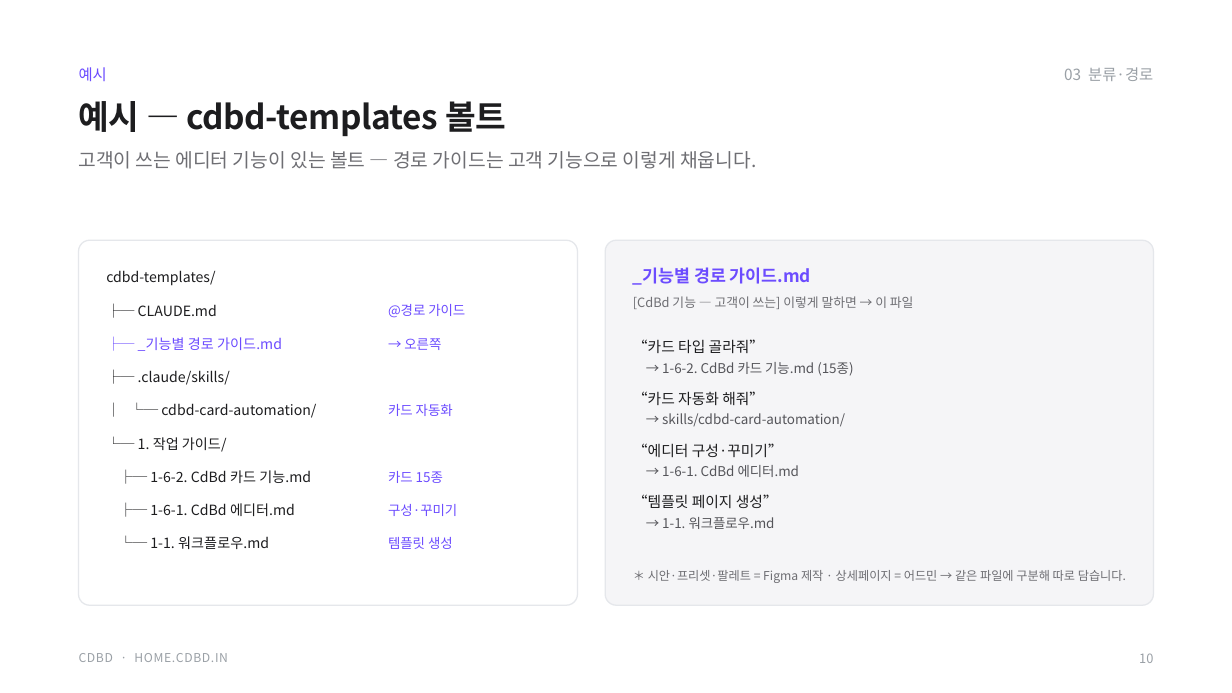
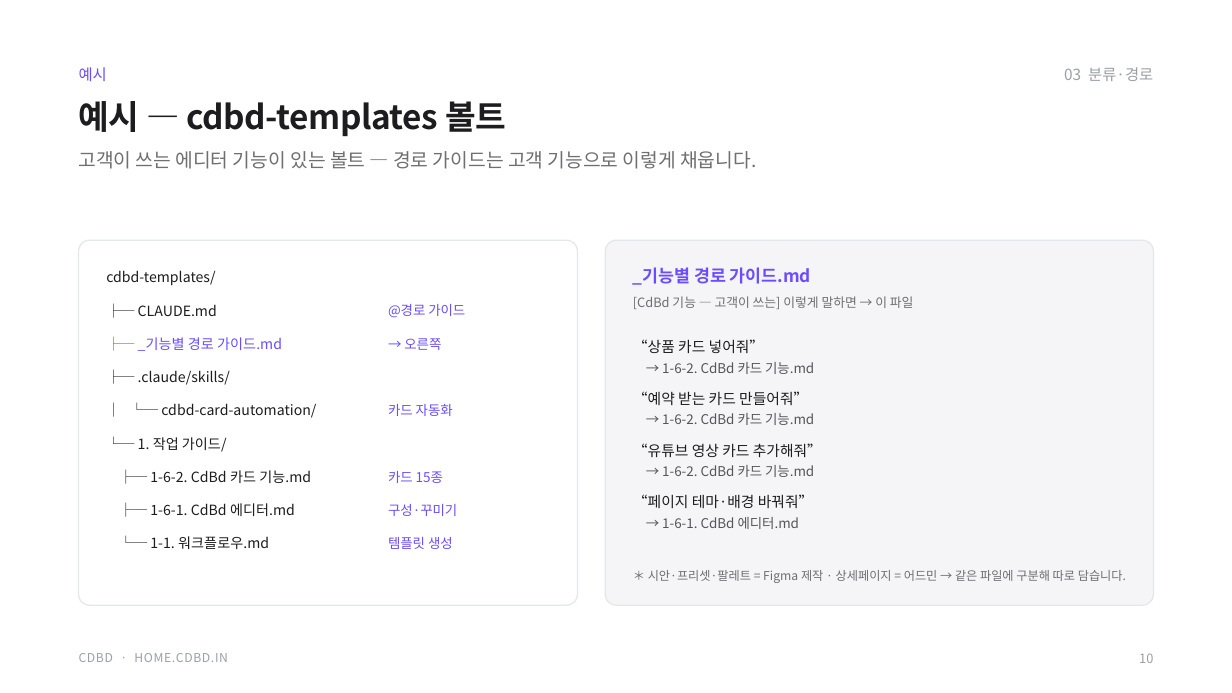
Before and after one commit to CdBd-in/design, a slide deck: slide 11 of CdBd 기능 문서 구조 설계.pptx. Drawn at 1232x693 pixels with LibreOffice and Linux fonts; fonts in the diff are those of the drawing. Boxes give left, top, right and bottom in pixels: in the first picture for what was removed or moved away, otherwise in the second. Text is boxed around its words. In the diff, an @@ line names an element or a change of style, - is before the commit and + after.

```diff
--- a/CdBd 기능 문서 구조 설계.pptx
+++ b/CdBd 기능 문서 구조 설계.pptx
@@ text at (633, 339, 765, 353): text changed @@
-“카드 타입 골라줘”
+“상품 카드 넣어줘”
@@ text at (662, 362, 814, 374): text changed @@
-→ 1-6-2. CdBd 카드 기능.md (15종)
+→ 1-6-2. CdBd 카드 기능.md
@@ text at (633, 391, 808, 405): text changed @@
-“카드 자동화 해줘”
+“예약 받는 카드 만들어줘”
@@ text at (662, 413, 814, 425): text changed @@
-→ skills/cdbd-card-automation/
+→ 1-6-2. CdBd 카드 기능.md
@@ text at (633, 443, 822, 457): text changed @@
-“에디터 구성·꾸미기”
+“유튜브 영상 카드 추가해줘”
@@ text at (662, 465, 814, 477): text changed @@
-→ 1-6-1. CdBd 에디터.md
+→ 1-6-2. CdBd 카드 기능.md
@@ text at (633, 494, 814, 508): text changed @@
-“템플릿 페이지 생성”
+“페이지 테마·배경 바꿔줘”
@@ text at (662, 517, 799, 529): text changed @@
-→ 1-1. 워크플로우.md
+→ 1-6-1. CdBd 에디터.md
```
Also in this commit, not shown: 4 other slides changed.
